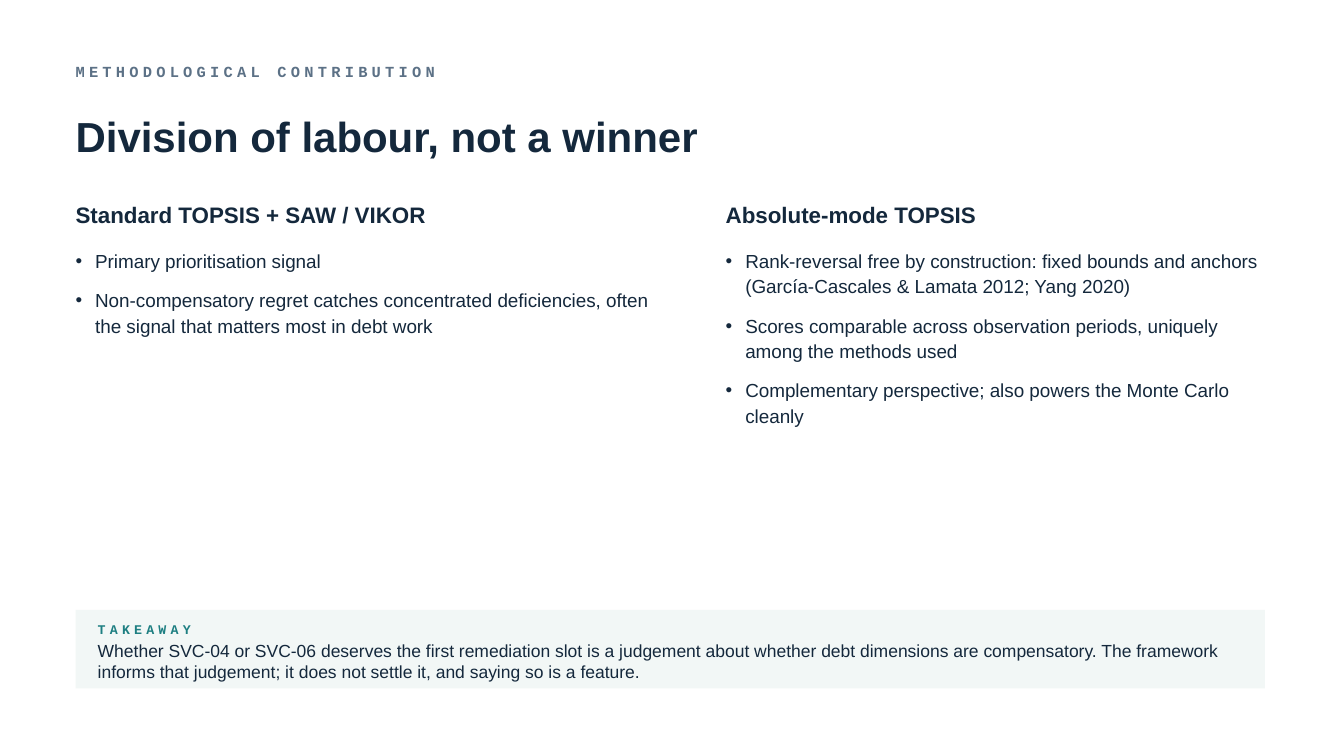
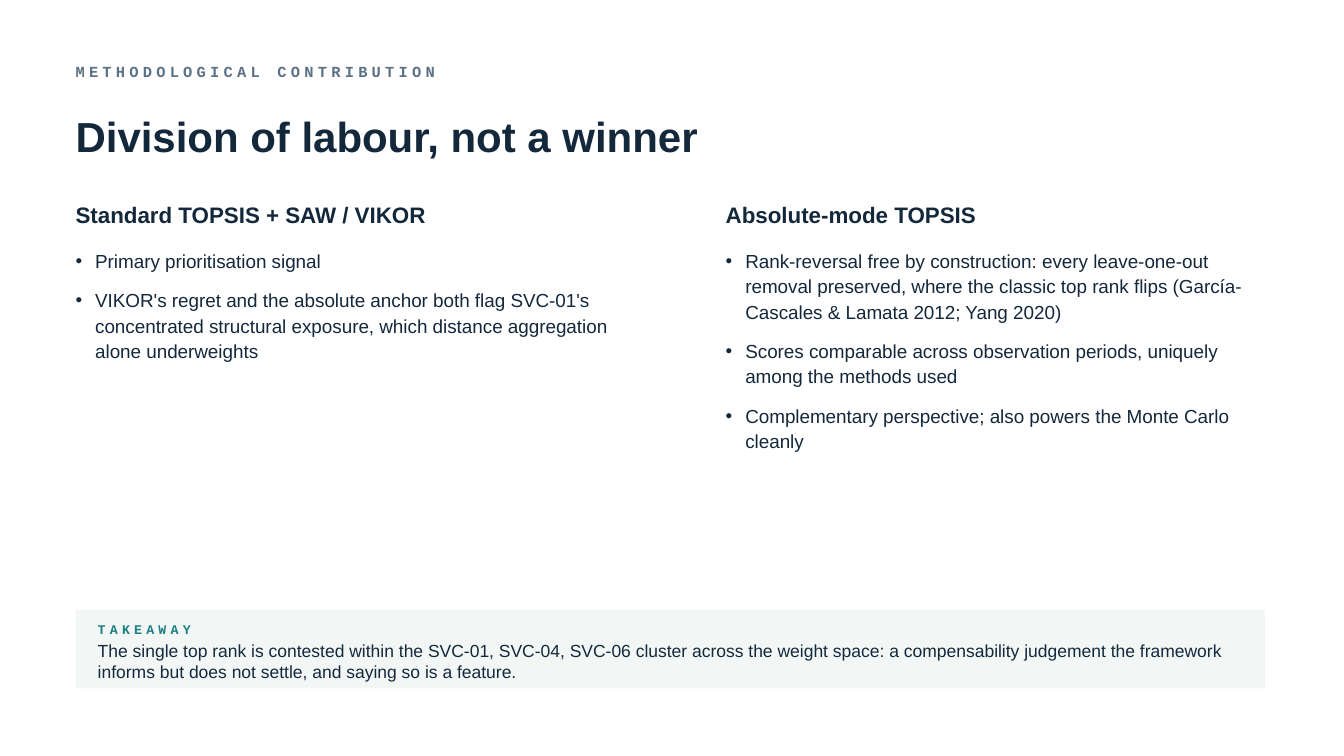
Before and after one commit to TobiZeier/MScProject, a slide deck: slide 12 of presentation/defense.pptx. Drawn at 1344x756 pixels with LibreOffice and Linux fonts; fonts in the diff are those of the drawing. Boxes give left, top, right and bottom in pixels: in the first picture for what was removed or moved away, otherwise in the second. Text is boxed around its words. In the diff, an @@ line names an element or a change of style, - is before the commit and + after.

```diff
--- a/presentation/defense.pptx
+++ b/presentation/defense.pptx
@@ text at [745, 254, 1242, 323]: text changed @@
-• Rank-reversal free by construction: fixed bounds and anchors (García-Cascales & Lamata 2012; Yang 2020)
+• Rank-reversal free by construction: every leave-one-out removal preserved, where the classic top rank flips (García-Cascales & Lamata 2012; Yang 2020)
@@ text at [95, 293, 607, 362]: text changed @@
-• Non-compensatory regret catches concentrated deficiencies, often the signal that matters most in debt work
+• VIKOR's regret and the absolute anchor both flag SVC-01's concentrated structural exposure, which distance aggregation alone underweights
@@ text at [98, 644, 1222, 682]: text changed @@
-Whether SVC-04 or SVC-06 deserves the first remediation slot is a judgement about whether debt dimensions are compensatory. The framework informs that judgement; it does not settle it, and saying so is a feature.
+The single top rank is contested within the SVC-01, SVC-04, SVC-06 cluster across the weight space: a compensability judgement the framework informs but does not settle, and saying so is a feature.
```
Also in this commit, not shown: 10 other slides changed, 24 other files.
